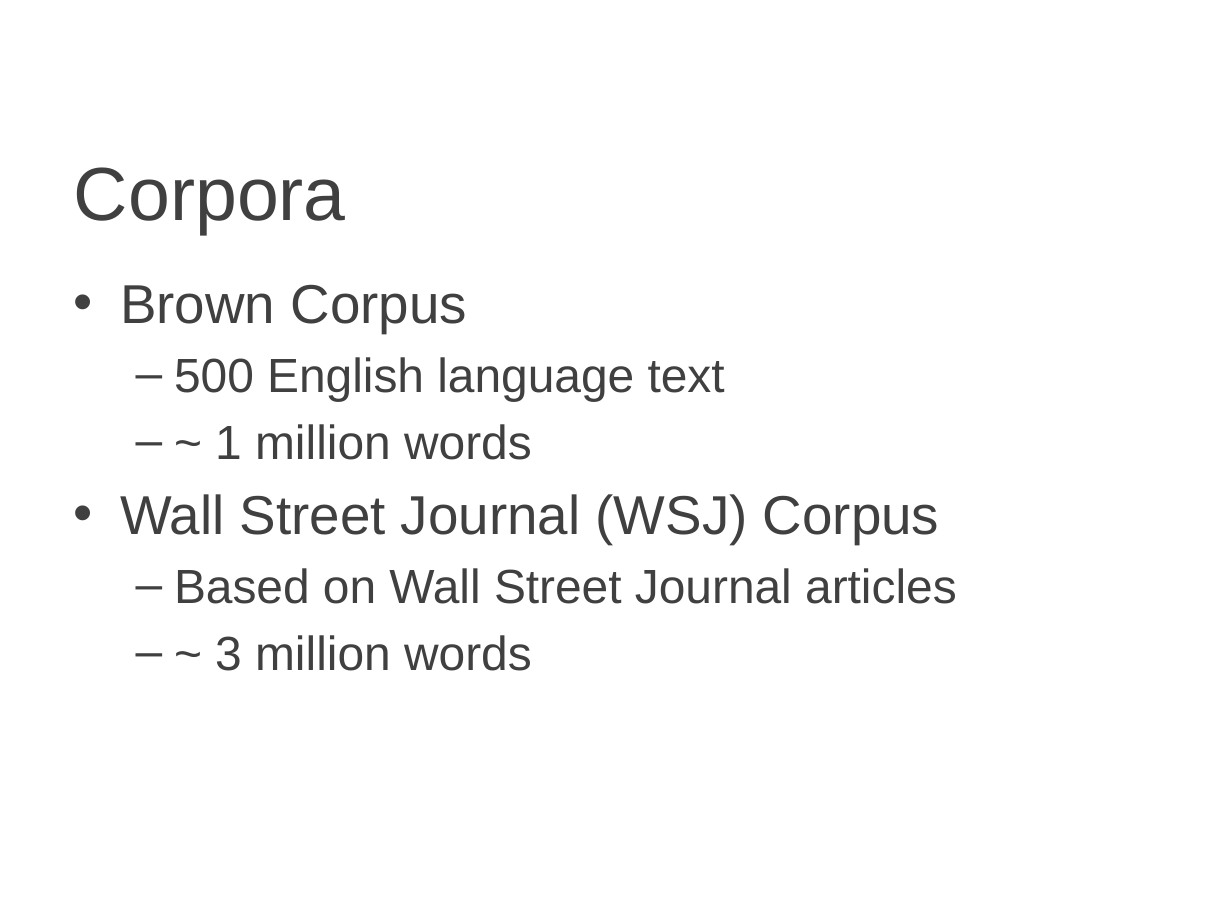
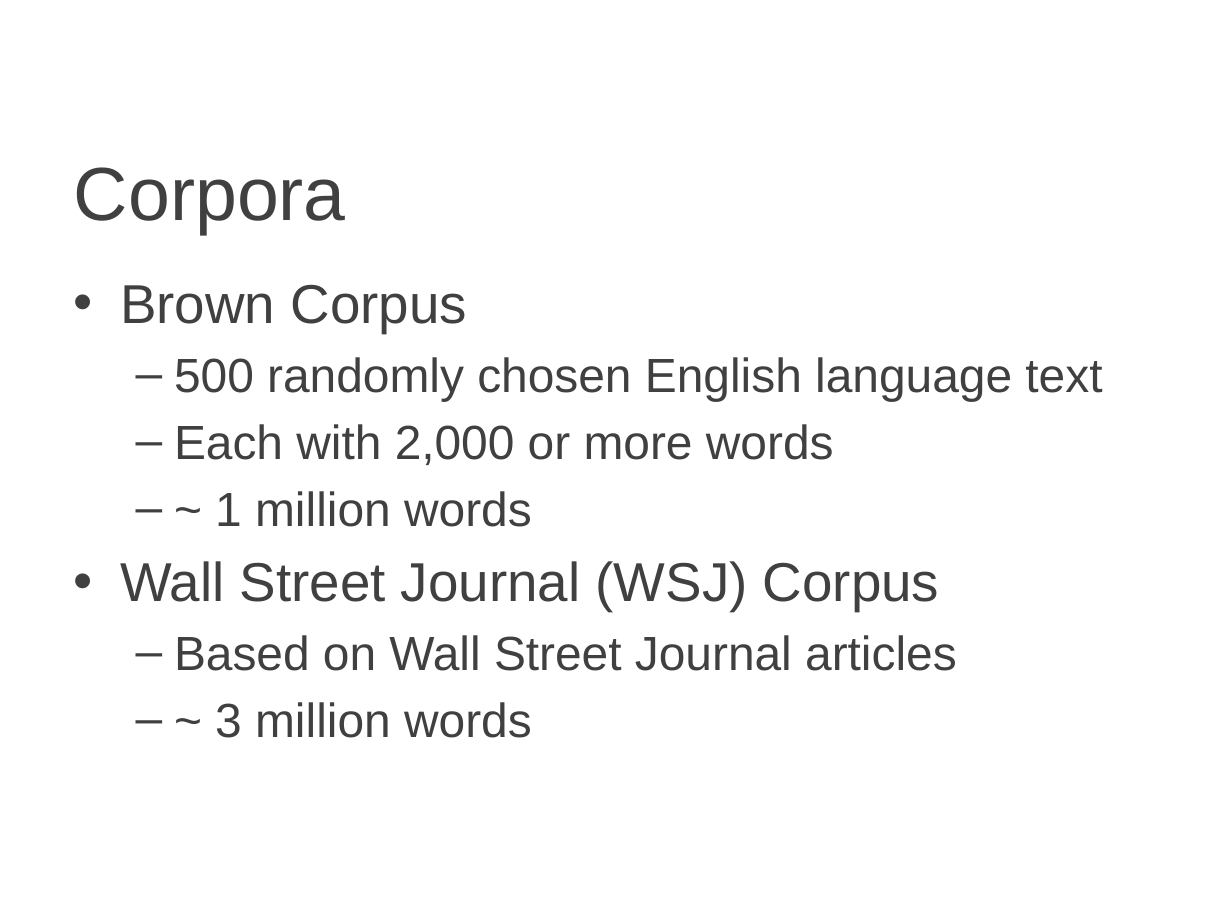
Before and after one commit to willxie/hmm-vs-memm, a slide deck: slide 8 of presentation_final.pptx. Drawn at 1232x924 pixels with LibreOffice and Linux fonts; fonts in the diff are those of the drawing; background and template pictures are left out. Boxes give left, top, right and bottom in pixels: in the first picture for what was removed or moved away, otherwise in the second. Text is boxed around its words. In the diff, an @@ line names an element or a change of style, - is before the commit and + after.

```diff
--- a/presentation_final.pptx
+++ b/presentation_final.pptx
@@ text at bbox=[174, 357, 1102, 465]: text changed @@
-  – 500 English language text
+  – 500 randomly chosen English language text
+  – Each with 2,000 or more words
```
Also in this commit, not shown: 2 other slides changed.
